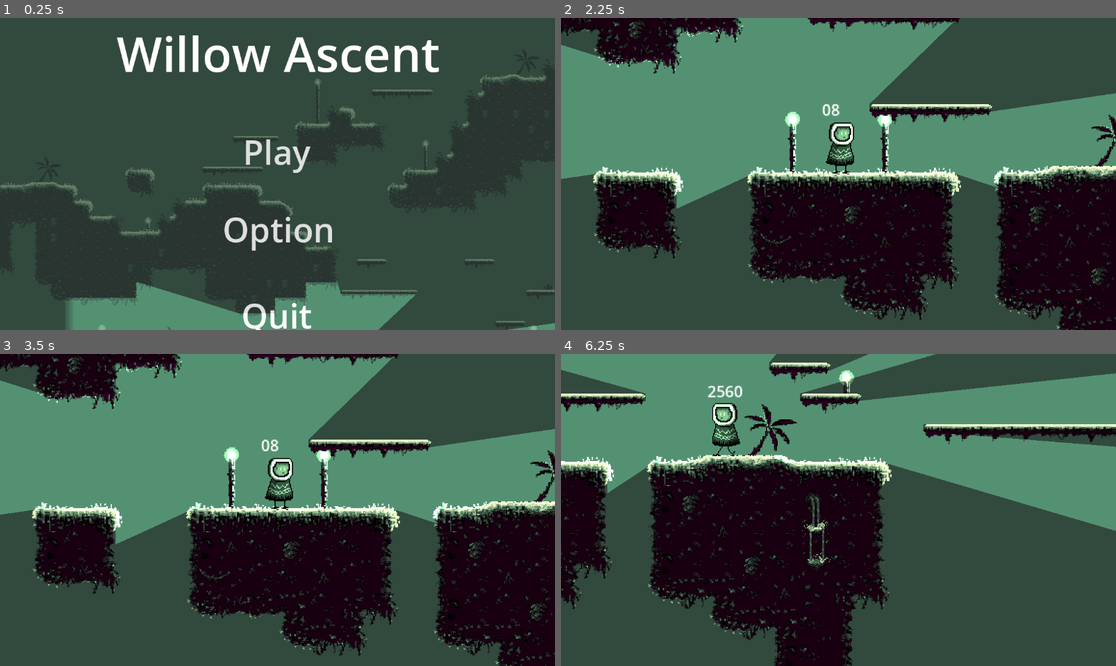
Above: before the commit, frames 1-4 (two rows, left to right).
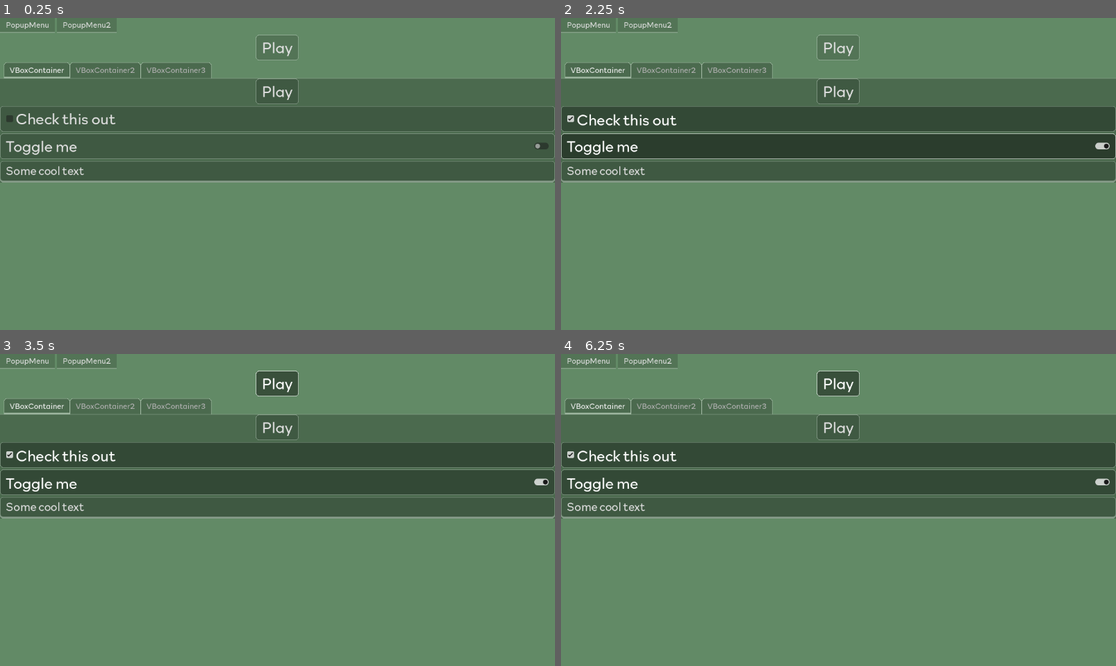
Above: after the commit, the same moments.

Repository: TyAltern/willow-ascent
Game: Godot game, scene res://scenes/Home_screen.tscn
The game is run twice, just before and just after one commit, with the same random seed, the same clock (stepped at 60 frames per second) and the same inputs.
Inputs (mouse positions are in pixels of both pictures, inside the frame that each line leads up to):
- Up to frame 1 (0.25 s): no input
- Up to frame 2 (2.25 s): click (838, 230) at 0.5 s, where only the run before the commit has a clickable "Option"; click (838, 117) at 1.25 s, where only the run after the commit has a clickable "Check this out"; click (838, 145) at 2 s, where only the run after the commit has a clickable "Toggle me"
- Up to frame 3 (3.5 s): click (277, 382) at 2.75 s, where only the run after the commit has a clickable "Play"
- Up to frame 4 (6.25 s): click (838, 382) at 3.5 s, where only the run after the commit has a clickable "Play"; tap Enter at 4.25 s; hold Right (move_right) 4.28-5.78 s; tap Space (jump) at 4.52, 5.27 s; hold Left (move_left) from 5.78 s (still down)

The runs differ from the first frame. In frame 1, 78% of the frame differs, in the area x 0-100%, y 0-100%; in frame 2, 92%; in frame 3, 92%; in frame 4, 86%.

Commit message:
Added theme for controls

Diff:
--- a/project.godot
+++ b/project.godot
@@ -11,7 +11,7 @@
 [application]
 
 config/name="Willow Ascent"
-run/main_scene="res://scenes/Home_screen.tscn"
+run/main_scene="res://scenes/home_screen.tscn"
 config/features=PackedStringArray("4.3", "Forward Plus")
 config/icon="res://icon.svg"
 
--- /dev/null
+++ b/ressources/themes/style_elements/button_disabled.tres
@@ -0,0 +1,19 @@
+[gd_resource type="StyleBoxFlat" format=3 uid="uid://b8u7y8hhk7odd"]
+
+[resource]
+content_margin_left = 12.0
+content_margin_top = 2.0
+content_margin_right = 12.0
+content_margin_bottom = 6.0
+bg_color = Color(0.6, 0.6, 0.6, 0)
+border_width_left = 1
+border_width_top = 1
+border_width_right = 1
+border_width_bottom = 1
+border_color = Color(0.8, 0.8, 0.8, 0)
+corner_radius_top_left = 7
+corner_radius_top_right = 7
+corner_radius_bottom_right = 7
+corner_radius_bottom_left = 7
+anti_aliasing = false
+anti_aliasing_size = 0.01
--- /dev/null
+++ b/ressources/themes/style_elements/button_focus.tres
@@ -0,0 +1,19 @@
+[gd_resource type="StyleBoxFlat" format=3 uid="uid://bqdd18kk6kod1"]
+
+[resource]
+content_margin_left = 12.0
+content_margin_top = 2.0
+content_margin_right = 12.0
+content_margin_bottom = 6.0
+bg_color = Color(0, 0, 0, 0.156863)
+border_width_left = 1
+border_width_top = 1
+border_width_right = 1
+border_width_bottom = 1
+border_color = Color(1, 1, 1, 0.54902)
+corner_radius_top_left = 7
+corner_radius_top_right = 7
+corner_radius_bottom_right = 7
+corner_radius_bottom_left = 7
+anti_aliasing = false
+anti_aliasing_size = 0.01
--- /dev/null
+++ b/ressources/themes/style_elements/button_hover.tres
@@ -0,0 +1,19 @@
+[gd_resource type="StyleBoxFlat" format=3 uid="uid://8uvdv0qwpfud"]
+
+[resource]
+content_margin_left = 12.0
+content_margin_top = 2.0
+content_margin_right = 12.0
+content_margin_bottom = 6.0
+bg_color = Color(0, 0, 0, 0.235294)
+border_width_left = 1
+border_width_top = 1
+border_width_right = 1
+border_width_bottom = 1
+border_color = Color(1, 1, 1, 0.313726)
+corner_radius_top_left = 7
+corner_radius_top_right = 7
+corner_radius_bottom_right = 7
+corner_radius_bottom_left = 7
+anti_aliasing = false
+anti_aliasing_size = 0.01
--- /dev/null
+++ b/ressources/themes/style_elements/button_hover_pressed.tres
@@ -0,0 +1,19 @@
+[gd_resource type="StyleBoxFlat" format=3 uid="uid://dcwyi4tm0im8f"]
+
+[resource]
+content_margin_left = 12.0
+content_margin_top = 2.0
+content_margin_right = 12.0
+content_margin_bottom = 6.0
+bg_color = Color(0, 0, 0, 0.313726)
+border_width_left = 1
+border_width_top = 1
+border_width_right = 1
+border_width_bottom = 1
+border_color = Color(1, 1, 1, 0.313726)
+corner_radius_top_left = 7
+corner_radius_top_right = 7
+corner_radius_bottom_right = 7
+corner_radius_bottom_left = 7
+anti_aliasing = false
+anti_aliasing_size = 0.01
--- /dev/null
+++ b/ressources/themes/style_elements/button_normal.tres
@@ -0,0 +1,19 @@
+[gd_resource type="StyleBoxFlat" format=3 uid="uid://crtom77pexf1b"]
+
+[resource]
+content_margin_left = 12.0
+content_margin_top = 2.0
+content_margin_right = 12.0
+content_margin_bottom = 6.0
+bg_color = Color(0, 0, 0, 0.156863)
+border_width_left = 1
+border_width_top = 1
+border_width_right = 1
+border_width_bottom = 1
+border_color = Color(1, 1, 1, 0.313726)
+corner_radius_top_left = 7
+corner_radius_top_right = 7
+corner_radius_bottom_right = 7
+corner_radius_bottom_left = 7
+anti_aliasing = false
+anti_aliasing_size = 0.01
--- /dev/null
+++ b/ressources/themes/style_elements/button_pressed.tres
@@ -0,0 +1,19 @@
+[gd_resource type="StyleBoxFlat" format=3 uid="uid://e4b57s6r3rk0"]
+
+[resource]
+content_margin_left = 12.0
+content_margin_top = 6.0
+content_margin_right = 12.0
+content_margin_bottom = 6.0
+bg_color = Color(0, 0, 0, 0.313726)
+border_width_left = 1
+border_width_top = 1
+border_width_right = 1
+border_width_bottom = 1
+border_color = Color(1, 1, 1, 0.313726)
+corner_radius_top_left = 7
+corner_radius_top_right = 7
+corner_radius_bottom_right = 7
+corner_radius_bottom_left = 7
+anti_aliasing = false
+anti_aliasing_size = 0.01
--- /dev/null
+++ b/ressources/themes/style_elements/checkbox_normal.tres
@@ -0,0 +1,19 @@
+[gd_resource type="StyleBoxFlat" format=3 uid="uid://dtiifgawknh8n"]
+
+[resource]
+content_margin_left = 12.0
+content_margin_top = 2.0
+content_margin_right = 12.0
+content_margin_bottom = 6.0
+bg_color = Color(0, 0, 0, 0.156863)
+border_width_left = 1
+border_width_top = 1
+border_width_right = 1
+border_width_bottom = 1
+border_color = Color(1, 1, 1, 0.313726)
+corner_radius_top_left = 7
+corner_radius_top_right = 7
+corner_radius_bottom_right = 7
+corner_radius_bottom_left = 7
+anti_aliasing = false
+anti_aliasing_size = 0.01
--- /dev/null
+++ b/ressources/themes/style_elements/line_edit_focus.tres
@@ -0,0 +1,19 @@
+[gd_resource type="StyleBoxFlat" format=3 uid="uid://db8gtrh56iofr"]
+
+[resource]
+content_margin_left = 12.0
+content_margin_top = 2.0
+content_margin_right = 12.0
+content_margin_bottom = 9.0
+bg_color = Color(0, 0, 0, 0)
+border_width_left = 1
+border_width_top = 1
+border_width_right = 1
+border_width_bottom = 4
+border_color = Color(1, 1, 1, 0.392157)
+corner_radius_top_left = 7
+corner_radius_top_right = 7
+corner_radius_bottom_right = 7
+corner_radius_bottom_left = 7
+anti_aliasing = false
+anti_aliasing_size = 0.01
--- /dev/null
+++ b/ressources/themes/style_elements/line_edit_normal.tres
@@ -0,0 +1,19 @@
+[gd_resource type="StyleBoxFlat" format=3 uid="uid://dqioqs5ui5ty5"]
+
+[resource]
+content_margin_left = 12.0
+content_margin_top = 2.0
+content_margin_right = 12.0
+content_margin_bottom = 9.0
+bg_color = Color(0, 0, 0, 0.156863)
+border_width_left = 1
+border_width_top = 1
+border_width_right = 1
+border_width_bottom = 4
+border_color = Color(1, 1, 1, 0.313726)
+corner_radius_top_left = 7
+corner_radius_top_right = 7
+corner_radius_bottom_right = 7
+corner_radius_bottom_left = 7
+anti_aliasing = false
+anti_aliasing_size = 0.01
--- /dev/null
+++ b/ressources/themes/style_elements/line_edit_read_only.tres
@@ -0,0 +1,19 @@
+[gd_resource type="StyleBoxFlat" format=3 uid="uid://d1o8mh6ryjgd5"]
+
+[resource]
+content_margin_left = 12.0
+content_margin_top = 2.0
+content_margin_right = 12.0
+content_margin_bottom = 9.0
+bg_color = Color(0, 0, 0, 0)
+border_width_left = 1
+border_width_top = 1
+border_width_right = 1
+border_width_bottom = 4
+border_color = Color(1, 1, 1, 0.235294)
+corner_radius_top_left = 7
+corner_radius_top_right = 7
+corner_radius_bottom_right = 7
+corner_radius_bottom_left = 7
+anti_aliasing = false
+anti_aliasing_size = 0.01
--- /dev/null
+++ b/ressources/themes/style_elements/menu_bar_disabled.tres
@@ -0,0 +1,11 @@
+[gd_resource type="StyleBoxFlat" format=3 uid="uid://d0fdix7bd8cov"]
+
+[resource]
+content_margin_left = 12.0
+content_margin_top = 2.0
+content_margin_right = 12.0
+content_margin_bottom = 6.0
+bg_color = Color(0, 0, 0, 0.156863)
+border_width_bottom = 2
+border_color = Color(0.8, 0.8, 0.8, 0.313726)
+anti_aliasing = false
--- /dev/null
+++ b/ressources/themes/style_elements/menu_bar_hover.tres
@@ -0,0 +1,11 @@
+[gd_resource type="StyleBoxFlat" format=3 uid="uid://dfktpa01hovvr"]
+
+[resource]
+content_margin_left = 12.0
+content_margin_top = 2.0
+content_margin_right = 12.0
+content_margin_bottom = 6.0
+bg_color = Color(0, 0, 0, 0.235294)
+border_width_bottom = 2
+border_color = Color(1, 1, 1, 0.392157)
+anti_aliasing = false
--- /dev/null
+++ b/ressources/themes/style_elements/menu_bar_normal.tres
@@ -0,0 +1,11 @@
+[gd_resource type="StyleBoxFlat" format=3 uid="uid://wtisf2n1f7lt"]
+
+[resource]
+content_margin_left = 12.0
+content_margin_top = 2.0
+content_margin_right = 12.0
+content_margin_bottom = 6.0
+bg_color = Color(0, 0, 0, 0.156863)
+border_width_bottom = 2
+border_color = Color(0.8, 0.8, 0.8, 0.313726)
+anti_aliasing = false
--- /dev/null
+++ b/ressources/themes/style_elements/menu_bar_pressed.tres
@@ -0,0 +1,11 @@
+[gd_resource type="StyleBoxFlat" format=3 uid="uid://3om8v0bnt7rw"]
+
+[resource]
+content_margin_left = 12.0
+content_margin_top = 2.0
+content_margin_right = 12.0
+content_margin_bottom = 6.0
+bg_color = Color(0, 0, 0, 0.313726)
+border_width_bottom = 2
+border_color = Color(0.8, 0.8, 0.8, 0.392157)
+anti_aliasing = false
--- /dev/null
+++ b/ressources/themes/style_elements/panel_container.tres
@@ -0,0 +1,5 @@
+[gd_resource type="StyleBoxFlat" format=3 uid="uid://3odwuivjbmol"]
+
+[resource]
+bg_color = Color(0.384314, 0.541176, 0.4, 1)
+anti_aliasing = false
--- /dev/null
+++ b/ressources/themes/style_elements/progress_bar_background.tres
@@ -0,0 +1,19 @@
+[gd_resource type="StyleBoxFlat" format=3 uid="uid://1xm7vh8myuy7"]
+
+[resource]
+content_margin_left = 12.0
+content_margin_top = 2.0
+content_margin_right = 12.0
+content_margin_bottom = 6.0
+bg_color = Color(0, 0, 0, 0.156863)
+border_width_left = 1
+border_width_top = 1
+border_width_right = 1
+border_width_bottom = 1
+border_color = Color(1, 1, 1, 0.313726)
+corner_radius_top_left = 7
+corner_radius_top_right = 7
+corner_radius_bottom_right = 7
+corner_radius_bottom_left = 7
+anti_aliasing = false
+anti_aliasing_size = 0.01
--- /dev/null
+++ b/ressources/themes/style_elements/progress_bar_fill.tres
@@ -0,0 +1,8 @@
+[gd_resource type="StyleBoxFlat" format=3 uid="uid://cpl4yaj7ltvne"]
+
+[resource]
+bg_color = Color(1, 1, 1, 0.313726)
+corner_radius_top_left = 7
+corner_radius_top_right = 7
+corner_radius_bottom_right = 7
+corner_radius_bottom_left = 7
--- /dev/null
+++ b/ressources/themes/style_elements/tab_container_panel.tres
@@ -0,0 +1,7 @@
+[gd_resource type="StyleBoxFlat" format=3 uid="uid://dkvo2gmriskt1"]
+
+[resource]
+bg_color = Color(0, 0, 0, 0.235294)
+border_width_top = 1
+border_color = Color(0.8, 0.8, 0.8, 0.392157)
+anti_aliasing = false
--- /dev/null
+++ b/ressources/themes/style_elements/tab_disabled.tres
@@ -0,0 +1,15 @@
+[gd_resource type="StyleBoxFlat" format=3 uid="uid://c56qtvkar33j2"]
+
+[resource]
+content_margin_left = 12.0
+content_margin_top = 4.0
+content_margin_right = 12.0
+content_margin_bottom = 6.0
+bg_color = Color(0, 0, 0, 0)
+border_width_left = 1
+border_width_top = 1
+border_width_right = 1
+border_color = Color(1, 1, 1, 0)
+corner_radius_top_left = 7
+corner_radius_top_right = 7
+anti_aliasing = false
--- /dev/null
+++ b/ressources/themes/style_elements/tab_focused.tres
@@ -0,0 +1,15 @@
+[gd_resource type="StyleBoxFlat" format=3 uid="uid://cs1aupkhuqqdo"]
+
+[resource]
+content_margin_left = 12.0
+content_margin_top = 4.0
+content_margin_right = 12.0
+content_margin_bottom = 6.0
+bg_color = Color(0, 0, 0, 0)
+border_width_left = 1
+border_width_top = 1
+border_width_right = 1
+border_color = Color(1, 1, 1, 0.470588)
+corner_radius_top_left = 7
+corner_radius_top_right = 7
+anti_aliasing = false
--- /dev/null
+++ b/ressources/themes/style_elements/tab_hovered.tres
@@ -0,0 +1,15 @@
+[gd_resource type="StyleBoxFlat" format=3 uid="uid://c82ussm8buyg8"]
+
+[resource]
+content_margin_left = 12.0
+content_margin_top = 4.0
+content_margin_right = 12.0
+content_margin_bottom = 6.0
+bg_color = Color(0, 0, 0, 0.235294)
+border_width_left = 1
+border_width_top = 1
+border_width_right = 1
+border_color = Color(1, 1, 1, 0.313726)
+corner_radius_top_left = 7
+corner_radius_top_right = 7
+anti_aliasing = false
--- /dev/null
+++ b/ressources/themes/style_elements/tab_selected.tres
@@ -0,0 +1,16 @@
+[gd_resource type="StyleBoxFlat" format=3 uid="uid://5typkfc8l343"]
+
+[resource]
+content_margin_left = 12.0
+content_margin_top = 4.0
+content_margin_right = 12.0
+content_margin_bottom = 6.0
+bg_color = Color(0, 0, 0, 0.235294)
+border_width_left = 1
+border_width_top = 1
+border_width_right = 1
+border_width_bottom = 3
+border_color = Color(1, 1, 1, 0.392157)
+corner_radius_top_left = 7
+corner_radius_top_right = 7
+anti_aliasing = false
--- /dev/null
+++ b/ressources/themes/style_elements/tab_unselected.tres
@@ -0,0 +1,15 @@
+[gd_resource type="StyleBoxFlat" format=3 uid="uid://0k3ek1x3gmci"]
+
+[resource]
+content_margin_left = 12.0
+content_margin_top = 4.0
+content_margin_right = 12.0
+content_margin_bottom = 6.0
+bg_color = Color(0, 0, 0, 0.235294)
+border_width_left = 1
+border_width_top = 1
+border_width_right = 1
+border_color = Color(1, 1, 1, 0.392157)
+corner_radius_top_left = 7
+corner_radius_top_right = 7
+anti_aliasing = false
--- /dev/null
+++ b/ressources/themes/willow_ascent_theme.tres
@@ -0,0 +1,95 @@
+[gd_resource type="Theme" load_steps=28 format=3 uid="uid://cb0kyefonkyem"]
+
+[ext_resource type="FontFile" uid="uid://cmmslgovh8odt" path="res://ressources/fonts/RockfordSans-Light.otf" id="1_iqnur"]
+[ext_resource type="StyleBox" uid="uid://crtom77pexf1b" path="res://ressources/themes/style_elements/button_normal.tres" id="1_n4mh7"]
+[ext_resource type="StyleBox" uid="uid://b8u7y8hhk7odd" path="res://ressources/themes/style_elements/button_disabled.tres" id="1_xfxeb"]
+[ext_resource type="StyleBox" uid="uid://e4b57s6r3rk0" path="res://ressources/themes/style_elements/button_pressed.tres" id="2_23fwc"]
+[ext_resource type="StyleBox" uid="uid://bqdd18kk6kod1" path="res://ressources/themes/style_elements/button_focus.tres" id="2_ixaxc"]
+[ext_resource type="StyleBox" uid="uid://8uvdv0qwpfud" path="res://ressources/themes/style_elements/button_hover.tres" id="3_t3rry"]
+[ext_resource type="StyleBox" uid="uid://dcwyi4tm0im8f" path="res://ressources/themes/style_elements/button_hover_pressed.tres" id="4_mav6f"]
+[ext_resource type="StyleBox" uid="uid://dkvo2gmriskt1" path="res://ressources/themes/style_elements/tab_container_panel.tres" id="8_iib3f"]
+[ext_resource type="StyleBox" uid="uid://dtiifgawknh8n" path="res://ressources/themes/style_elements/checkbox_normal.tres" id="8_qq4ly"]
+[ext_resource type="StyleBox" uid="uid://c56qtvkar33j2" path="res://ressources/themes/style_elements/tab_disabled.tres" id="9_be85e"]
+[ext_resource type="StyleBox" uid="uid://db8gtrh56iofr" path="res://ressources/themes/style_elements/line_edit_focus.tres" id="9_skkn7"]
+[ext_resource type="StyleBox" uid="uid://dqioqs5ui5ty5" path="res://ressources/themes/style_elements/line_edit_normal.tres" id="10_qmdxu"]
+[ext_resource type="StyleBox" uid="uid://cs1aupkhuqqdo" path="res://ressources/themes/style_elements/tab_focused.tres" id="10_r6asv"]
+[ext_resource type="StyleBox" uid="uid://c82ussm8buyg8" path="res://ressources/themes/style_elements/tab_hovered.tres" id="11_f5hsu"]
+[ext_resource type="StyleBox" uid="uid://d1o8mh6ryjgd5" path="res://ressources/themes/style_elements/line_edit_read_only.tres" id="11_fahhs"]
+[ext_resource type="StyleBox" uid="uid://1xm7vh8myuy7" path="res://ressources/themes/style_elements/progress_bar_background.tres" id="12_cuyb0"]
+[ext_resource type="StyleBox" uid="uid://d0fdix7bd8cov" path="res://ressources/themes/style_elements/menu_bar_disabled.tres" id="12_sg32c"]
+[ext_resource type="StyleBox" uid="uid://5typkfc8l343" path="res://ressources/themes/style_elements/tab_selected.tres" id="12_sw13k"]
+[ext_resource type="StyleBox" uid="uid://dfktpa01hovvr" path="res://ressources/themes/style_elements/menu_bar_hover.tres" id="13_imis3"]
+[ext_resource type="StyleBox" uid="uid://cpl4yaj7ltvne" path="res://ressources/themes/style_elements/progress_bar_fill.tres" id="13_jdpq0"]
+[ext_resource type="StyleBox" uid="uid://0k3ek1x3gmci" path="res://ressources/themes/style_elements/tab_unselected.tres" id="13_nmwco"]
+[ext_resource type="StyleBox" uid="uid://wtisf2n1f7lt" path="res://ressources/themes/style_elements/menu_bar_normal.tres" id="14_o7xby"]
+[ext_resource type="StyleBox" uid="uid://3om8v0bnt7rw" path="res://ressources/themes/style_elements/menu_bar_pressed.tres" id="15_3jabi"]
+
+[sub_resource type="StyleBoxFlat" id="StyleBoxFlat_p6mu8"]
+content_margin_left = 6.0
+content_margin_top = 6.0
+content_margin_right = 6.0
+content_margin_bottom = 6.0
+bg_color = Color(0, 0, 0, 0.156863)
+border_width_left = 1
+border_width_top = 1
+border_width_right = 1
+border_width_bottom = 1
+border_color = Color(1, 1, 1, 0.313726)
+corner_radius_top_left = 7
+corner_radius_top_right = 7
+corner_radius_bottom_right = 7
+corner_radius_bottom_left = 7
+anti_aliasing = false
+anti_aliasing_size = 0.01
+
+[sub_resource type="StyleBoxFlat" id="StyleBoxFlat_mrqi0"]
+bg_color = Color(0.384314, 0.541176, 0.4, 1)
+
+[sub_resource type="StyleBoxFlat" id="StyleBoxFlat_kwaas"]
+
+[sub_resource type="StyleBoxFlat" id="StyleBoxFlat_vymcd"]
+bg_color = Color(0, 0, 0, 0.156863)
+anti_aliasing = false
+
+[resource]
+default_font = ExtResource("1_iqnur")
+Button/font_sizes/font_size = 32
+Button/fonts/font = ExtResource("1_iqnur")
+Button/styles/disabled = ExtResource("1_xfxeb")
+Button/styles/disabled_mirrored = null
+Button/styles/focus = ExtResource("2_ixaxc")
+Button/styles/hover = ExtResource("3_t3rry")
+Button/styles/hover_mirrored = null
+Button/styles/hover_pressed = ExtResource("4_mav6f")
+Button/styles/hover_pressed_mirrored = null
+Button/styles/normal = ExtResource("1_n4mh7")
+Button/styles/normal_mirrored = null
+Button/styles/pressed = ExtResource("2_23fwc")
+Button/styles/pressed_mirrored = null
+CheckBox/styles/normal = ExtResource("8_qq4ly")
+ColorPickerButton/styles/normal = SubResource("StyleBoxFlat_p6mu8")
+Label/font_sizes/font_size = 32
+LineEdit/font_sizes/font_size = 24
+LineEdit/fonts/font = ExtResource("1_iqnur")
+LineEdit/styles/focus = ExtResource("9_skkn7")
+LineEdit/styles/normal = ExtResource("10_qmdxu")
+LineEdit/styles/read_only = ExtResource("11_fahhs")
+MenuBar/styles/disabled = ExtResource("12_sg32c")
+MenuBar/styles/hover = ExtResource("13_imis3")
+MenuBar/styles/normal = ExtResource("14_o7xby")
+MenuBar/styles/pressed = ExtResource("15_3jabi")
+Panel/styles/panel = SubResource("StyleBoxFlat_mrqi0")
+PopupMenu/styles/hover = SubResource("StyleBoxFlat_kwaas")
+PopupMenu/styles/panel = SubResource("StyleBoxFlat_vymcd")
+ProgressBar/styles/background = ExtResource("12_cuyb0")
+ProgressBar/styles/fill = ExtResource("13_jdpq0")
+TabContainer/styles/panel = ExtResource("8_iib3f")
+TabContainer/styles/tab_disabled = ExtResource("9_be85e")
+TabContainer/styles/tab_focus = ExtResource("10_r6asv")
+TabContainer/styles/tab_hovered = ExtResource("11_f5hsu")
+TabContainer/styles/tab_selected = ExtResource("12_sw13k")
+TabContainer/styles/tab_unselected = ExtResource("13_nmwco")
+TabContainer/styles/tabbar_background = null
+TextEdit/styles/focus = ExtResource("9_skkn7")
+TextEdit/styles/normal = ExtResource("10_qmdxu")
+TextEdit/styles/read_only = ExtResource("11_fahhs")
--- a/scenes/Home_screen.tscn
+++ b/scenes/Home_screen.tscn
@@ -1,80 +1,106 @@
-[gd_scene load_steps=5 format=3 uid="uid://ddnfaxg3i1pkg"]
+[gd_scene load_steps=3 format=3 uid="uid://ddnfaxg3i1pkg"]
 
-[ext_resource type="Script" path="res://ressources/scripts/home_screen.gd" id="1_0k63f"]
-[ext_resource type="PackedScene" uid="uid://c1fbp8f78yhl4" path="res://scenes/platformer.tscn" id="2_m6k23"]
+[ext_resource type="Theme" uid="uid://cb0kyefonkyem" path="res://ressources/themes/willow_ascent_theme.tres" id="1_4oovu"]
+[ext_resource type="Script" path="res://ressources/scripts/home_screen.gd" id="2_hgbg1"]
 
-[sub_resource type="CanvasTexture" id="CanvasTexture_3qiun"]
-
-[sub_resource type="StyleBoxTexture" id="StyleBoxTexture_6yde2"]
-texture = SubResource("CanvasTexture_3qiun")
-modulate_color = Color(0.196078, 0.286275, 0.243137, 0.709804)
-
-[node name="Control" type="Control"]
+[node name="HomeScreen" type="Control"]
 layout_mode = 3
 anchors_preset = 15
 anchor_right = 1.0
 anchor_bottom = 1.0
 grow_horizontal = 2
 grow_vertical = 2
-script = ExtResource("1_0k63f")
-
-[node name="Camera2D" type="Camera2D" parent="."]
-
-[node name="Platformer" parent="." instance=ExtResource("2_m6k23")]
-process_mode = 4
-position = Vector2(163, 401)
+theme = ExtResource("1_4oovu")
+script = ExtResource("2_hgbg1")
 
 [node name="Panel" type="Panel" parent="."]
-layout_mode = 0
-offset_left = -1405.0
-offset_top = -1678.0
-offset_right = 1758.0
-offset_bottom = 900.0
-theme_override_styles/panel = SubResource("StyleBoxTexture_6yde2")
+layout_mode = 1
+anchors_preset = 15
+anchor_right = 1.0
+anchor_bottom = 1.0
+grow_horizontal = 2
+grow_vertical = 2
 
-[node name="Play name" type="RichTextLabel" parent="Panel"]
-layout_mode = 0
-offset_left = 1071.0
-offset_top = 1359.0
-offset_right = 2411.0
-offset_bottom = 2100.0
-theme_override_font_sizes/normal_font_size = 100
-text = "Willow Ascent
-"
+[node name="VBoxContainer" type="VBoxContainer" parent="."]
+layout_mode = 1
+anchors_preset = 15
+anchor_right = 1.0
+anchor_bottom = 1.0
+grow_horizontal = 2
+grow_vertical = 2
 
-[node name="quit_button" type="Button" parent="Panel"]
-layout_mode = 0
-offset_left = 1197.0
-offset_top = 1920.0
-offset_right = 1611.0
-offset_bottom = 2024.0
-theme_override_colors/font_hover_color = Color(1, 1, 0.913725, 1)
-theme_override_font_sizes/font_size = 70
-text = "Quit"
-flat = true
+[node name="MenuBar" type="MenuBar" parent="VBoxContainer"]
+layout_mode = 2
 
-[node name="play_button" type="Button" parent="Panel"]
-layout_mode = 0
-offset_left = 1197.0
-offset_top = 1580.0
-offset_right = 1611.0
-offset_bottom = 1684.0
-theme_override_colors/font_hover_color = Color(1, 1, 0.913725, 1)
-theme_override_font_sizes/font_size = 70
+[node name="PopupMenu" type="PopupMenu" parent="VBoxContainer/MenuBar"]
+item_count = 1
+item_0/text = "Item1"
+
+[node name="PopupMenu2" type="PopupMenu" parent="VBoxContainer/MenuBar"]
+
+[node name="Button" type="Button" parent="VBoxContainer"]
+layout_mode = 2
+size_flags_horizontal = 4
+size_flags_vertical = 4
+toggle_mode = true
 text = "Play"
-flat = true
 
-[node name="options_button" type="Button" parent="Panel"]
-layout_mode = 0
-offset_left = 1199.0
-offset_top = 1741.0
-offset_right = 1616.0
-offset_bottom = 1845.0
-theme_override_colors/font_hover_color = Color(1, 1, 0.913725, 1)
-theme_override_font_sizes/font_size = 70
-text = "Option"
-flat = true
+[node name="Button2" type="Button" parent="VBoxContainer"]
+visible = false
+layout_mode = 2
+size_flags_horizontal = 4
+size_flags_vertical = 4
+toggle_mode = true
+button_pressed = true
+text = "Play"
 
-[connection signal="pressed" from="Panel/quit_button" to="." method="_on_quit_button_pressed"]
-[connection signal="pressed" from="Panel/play_button" to="." method="_on_play_button_pressed"]
-[connection signal="pressed" from="Panel/options_button" to="." method="_on_options_button_pressed"]
+[node name="TabContainer" type="TabContainer" parent="VBoxContainer"]
+layout_mode = 2
+current_tab = 0
+
+[node name="VBoxContainer" type="VBoxContainer" parent="VBoxContainer/TabContainer"]
+layout_mode = 2
+metadata/_tab_index = 0
+
+[node name="Button" type="Button" parent="VBoxContainer/TabContainer/VBoxContainer"]
+layout_mode = 2
+size_flags_horizontal = 4
+size_flags_vertical = 4
+toggle_mode = true
+text = "Play"
+
+[node name="CheckBox" type="CheckBox" parent="VBoxContainer/TabContainer/VBoxContainer"]
+layout_mode = 2
+text = "Check this out"
+
+[node name="CheckButton" type="CheckButton" parent="VBoxContainer/TabContainer/VBoxContainer"]
+layout_mode = 2
+text = "Toggle me"
+
+[node name="LineEdit" type="LineEdit" parent="VBoxContainer/TabContainer/VBoxContainer"]
+layout_mode = 2
+text = "Some cool text"
+
+[node name="VBoxContainer2" type="VBoxContainer" parent="VBoxContainer/TabContainer"]
+visible = false
+layout_mode = 2
+metadata/_tab_index = 1
+
+[node name="Button" type="Button" parent="VBoxContainer/TabContainer/VBoxContainer2"]
+layout_mode = 2
+size_flags_horizontal = 4
+size_flags_vertical = 4
+toggle_mode = true
+text = "Play"
+
+[node name="VBoxContainer3" type="VBoxContainer" parent="VBoxContainer/TabContainer"]
+visible = false
+layout_mode = 2
+metadata/_tab_index = 2
+
+[node name="Button" type="Button" parent="VBoxContainer/TabContainer/VBoxContainer3"]
+layout_mode = 2
+size_flags_horizontal = 4
+size_flags_vertical = 4
+toggle_mode = true
+text = "Play"
Binary file added: ressources/fonts/Holen Vintage.otf
Not shown, added: ressources/fonts/Holen Vintage.otf.import
Binary file added: ressources/fonts/RockfordSans-Light.otf
Not shown, added: ressources/fonts/RockfordSans-Light.otf.import
